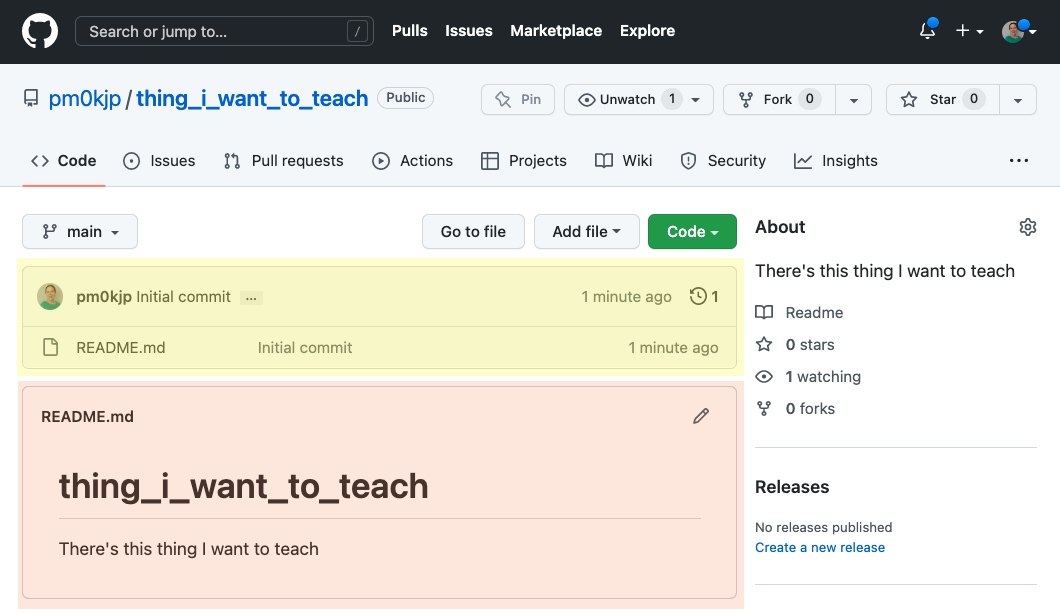
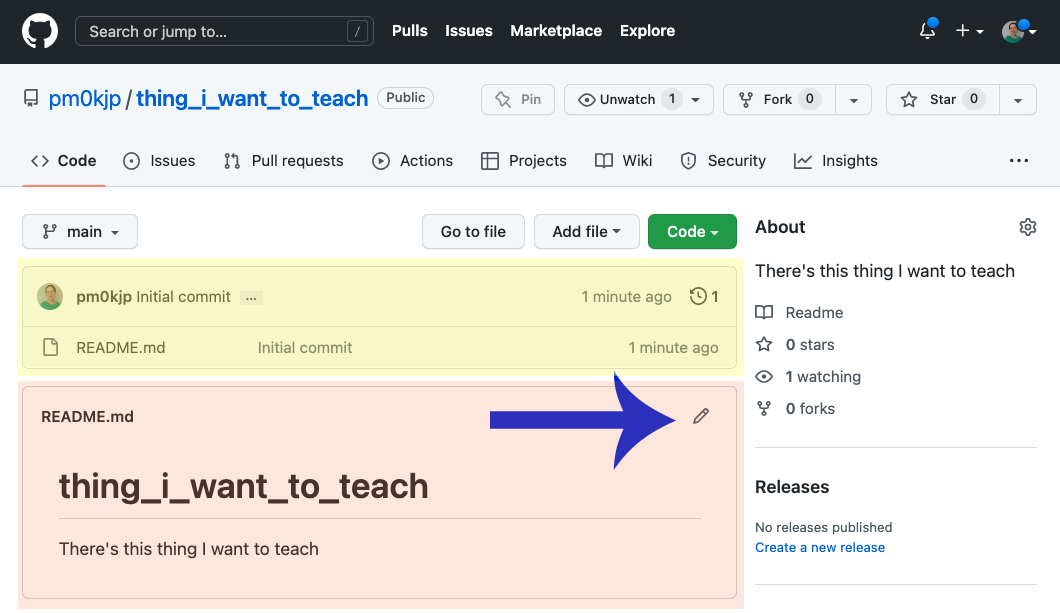
Revision of a layered 1060px x 613px image; what changed, layer by layer:
added layer "Arrow 5 1" above "Layer 1" over [490, 371, 676, 470]
